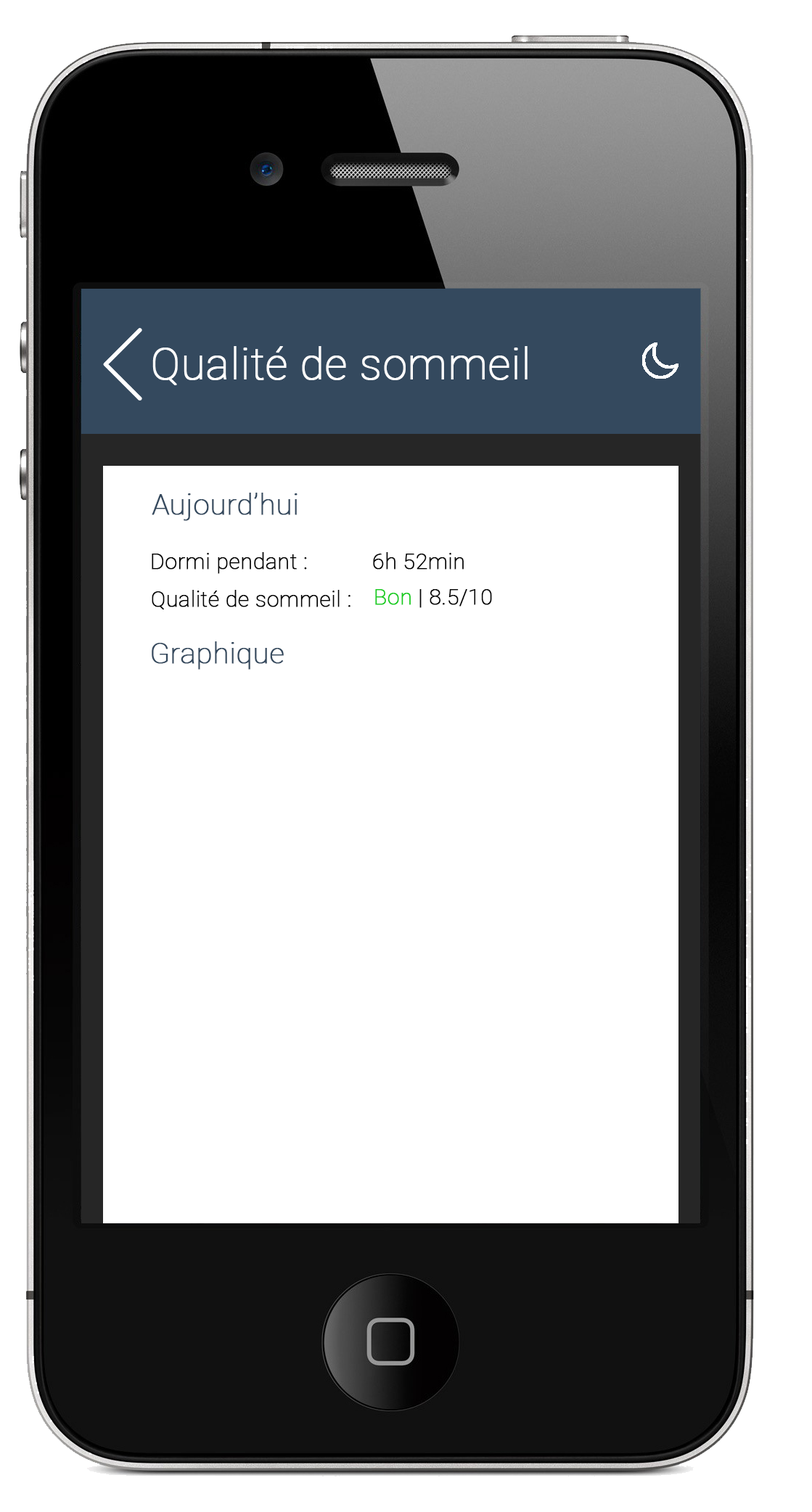
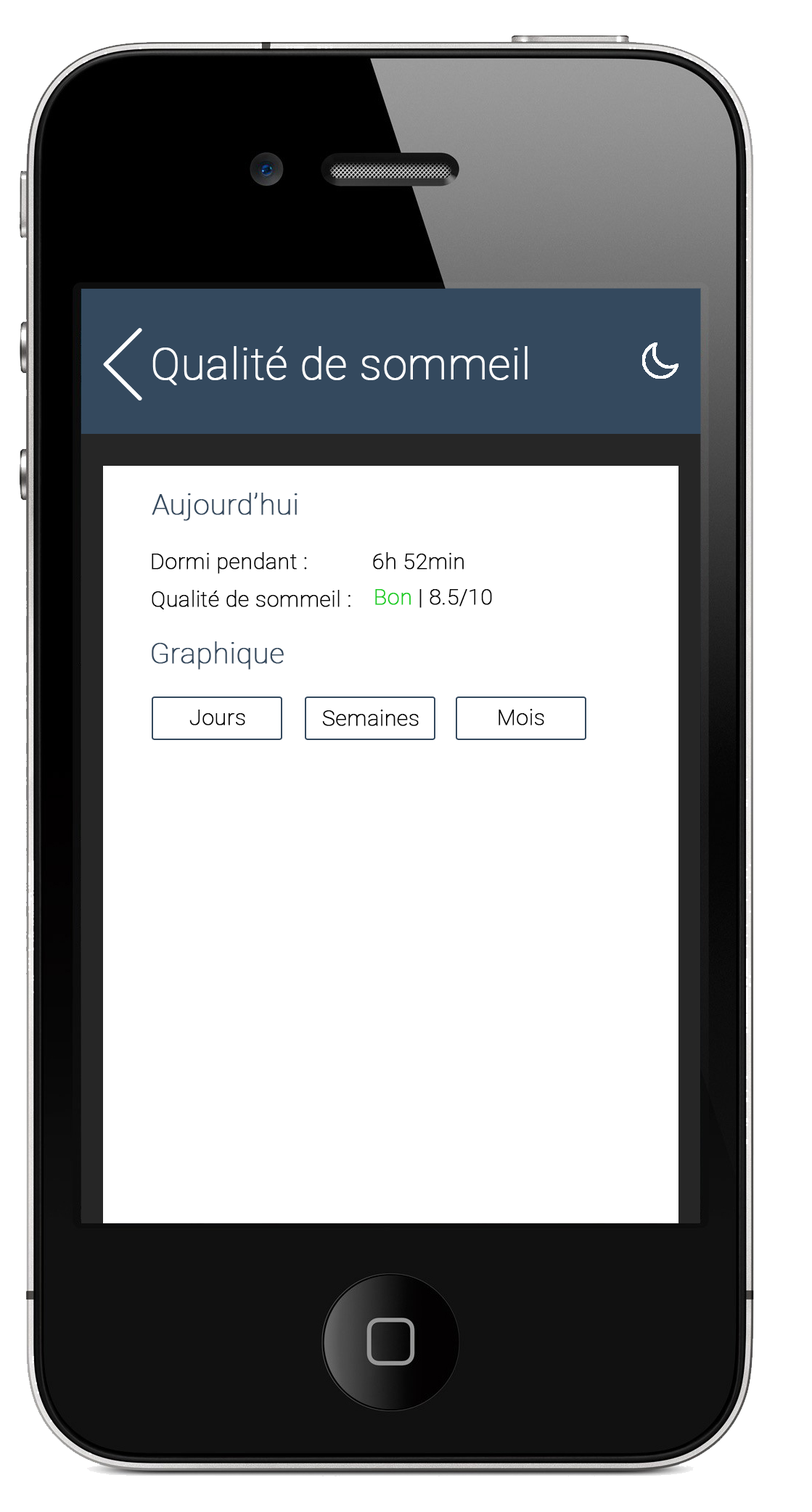
Revision of a layered 812 x 1512 image; what changed, layer by layer:
added layer "Mois" above "Semaines" over [left=498, top=708, right=545, bottom=726]
added layer "Semaines" above "Jours" over [left=322, top=709, right=419, bottom=727]
added layer "Jours" above "6h 52min" over [left=189, top=709, right=246, bottom=726]
added layer "Rectangle arrondi 1 copie 2" above "Rectangle arrondi 1 copie" over [left=455, top=696, right=587, bottom=741]
added layer "Rectangle arrondi 1 copie" above "Rectangle arrondi 1" over [left=304, top=696, right=436, bottom=741]
added layer "Rectangle arrondi 1" above "Graphique" over [left=151, top=696, right=283, bottom=741]
